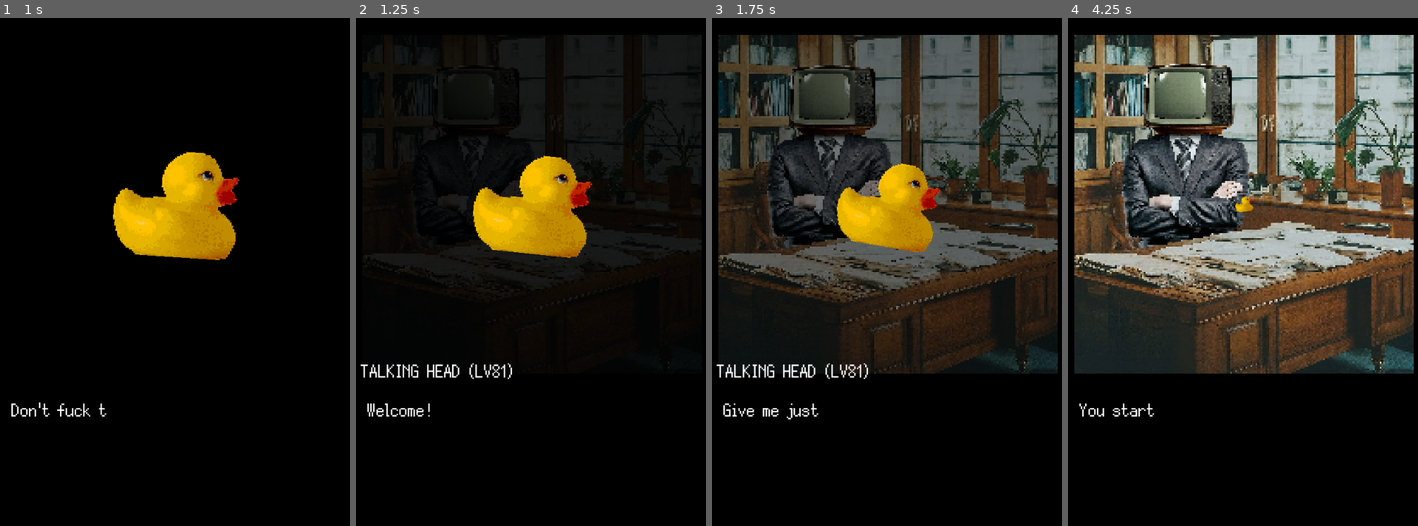
Above: before the commit, frames 1-4 (left to right).
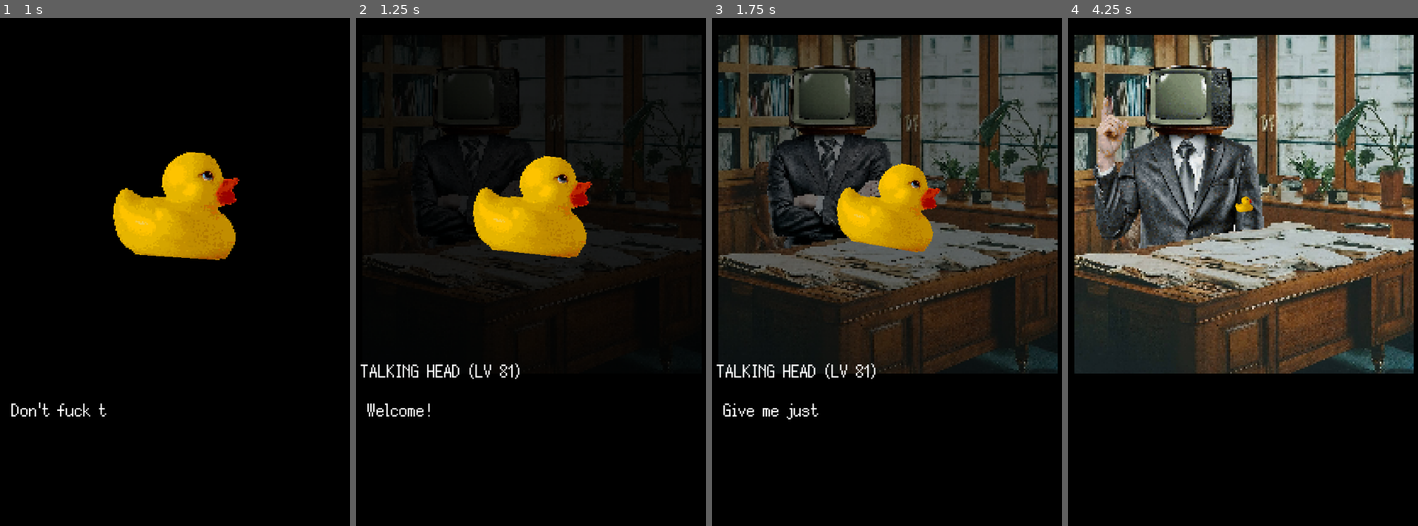
Above: after the commit, the same moments.

Repository: Cuber01/GoldenDuck
Game: Godot game, scene res://main.tscn
Two runs of this game, one before a commit and one after it. Both use one fixed random seed, a clock stepped at 60 frames per second and the inputs below. Sound files missing from this copy of the repository are replaced by a short silence.
Inputs (mouse positions are in pixels of both pictures, inside the frame that each line leads up to):
- Up to frame 1 (1 s): tap Enter (ui_accept) at 0.5, 0.6, 0.77 s; move the mouse to (outside the picture) at 0.52 s
- Up to frame 2 (1.25 s): tap Enter (ui_accept) at 1.07 s
- Up to frame 3 (1.75 s): move the mouse to (869, 297) at 1.27 s; tap Enter (ui_accept) at 1.35, 1.52 s
- Up to frame 4 (4.25 s): tap Enter (ui_accept) at 1.82, 2.1, 2.85, 3.02, 3.32 s; move the mouse to (1397, 160) at 2.02 s; move the mouse to (1313, 373) at 2.77 s; click (1243, 434) at 3.5 s, where only the run before the commit has a clickable "READ IT"

Frame 1 is identical in both runs. In frame 2, 0.1% of the frame differs, in the area x 38-47%, y 67-72%; in frame 3, 0.1%; in frame 4, 8.2%, in the area x 3-57%, y 9-79%.
Error after the commit: Parse Error: Could not preload resource file "res://ui/button.tscn". (res://ui/button.gd:4)

Commit message:
progress fixing bugs yippie

Diff:
--- a/Game.gd
+++ b/Game.gd
@@ -37,11 +37,15 @@
 		SceneryManager.transition_curtain($SceneryManager/Street/Grandma, null)
 		SceneryManager.play_sound(["footsteps.wav"])
 	elif id == 4:
-		SceneryManager.transition_curtain($SceneryManager/Street, $SceneryManager/OfficeOutro)
+		SceneryManager.transition_curtain($SceneryManager/OfficeOutro, $SceneryManager/Street)
 		SceneryManager.play_sound(["footsteps.wav"])
 	elif id == 6:
 		$SceneryManager/OfficeOutro.visible = false
 		$SceneryManager/TVGuyHurt.visible = true
+	elif current_chapter == 3 and id == 5:
+		SceneryManager.transition_fade_in()
+
+	current_chapter = id
 
 	DI.reset($SceneryManager)
 	DI.tokens = Parser.prepare_file("res://dialogues/" + chapters[id] + ".txt")
@@ -64,6 +68,8 @@
 		choice_menu(dialogue_info.content)
 	elif dialogue_info.type == DialogueInterpreter.ReturnType.END:
 		end_dialogue()
+	elif dialogue_info.type == DialogueInterpreter.ReturnType.CHANGED_CHAPTER:
+		pass
 	else:
 		print("err")
 
--- a/dialogue_handling/dialogue_interpreter.gd
+++ b/dialogue_handling/dialogue_interpreter.gd
@@ -20,6 +20,7 @@
 	DIALOGUE,
 	CHOICES,
 	END,
+	CHANGED_CHAPTER,
 	NONE
 }
 
@@ -27,6 +28,7 @@
 
 var token: Variant = null
 var line: int = 0
+var halt_interpreting := false
 
 var i: int = 0:
 	set(value):
@@ -43,12 +45,13 @@
 	tokens = [null]
 	choice_trees = [null,null,null,null,null,null,null,null,null,null]
 	i = 0
+	halt_interpreting = true
 
 	functions = SceneryManager
 
 func get_next_dialogue() -> DialogueRV:
-	print(tokens)
 	var rv: DialogueRV = DialogueRV.new()
+	var do_return: bool = false
 
 	token = tokens[i]
 	while i < len(tokens):
@@ -69,7 +72,7 @@
 		elif token.type == DP.TokenType.END:
 			rv.type = ReturnType.END
 
-			return rv
+			do_return = true
 		elif token.type == DP.TokenType.CHARACTER:
 			var npc_name = next()
 			var dialogue_line: String
@@ -85,7 +88,7 @@
 			rv.content.append(dialogue_line)
 			rv.character_name = npc_name
 			rv.type = ReturnType.DIALOGUE
-			return rv
+			do_return = true
 		elif token.type == DP.TokenType.CHOICE:
 			var choice: String = next()
 			if choice_trees[current_choice_index] == null:
@@ -97,7 +100,7 @@
 			for c in choice_trees[current_choice_index]:
 				rv.content.append(c)
 			rv.type = ReturnType.CHOICES
-			return rv
+			do_return = true
 		elif token.type == DP.TokenType.INDENT_JUMP:
 			var indent_change = int(next())
 			var jump_to = int(next())
@@ -117,7 +120,14 @@
 			else:
 				method.call()
 
-		i += 1
+			if func_name == "chapter":
+				rv.type = ReturnType.CHANGED_CHAPTER
+				do_return = true
+
+		if do_return:
+			return rv
+		else:
+			i += 1
 	return null
 
 func jump(jump_to: int):
--- a/scenery/item.tscn
+++ b/scenery/item.tscn
@@ -4,6 +4,6 @@
 [ext_resource type="Script" path="res://scenery/item.gd" id="2_lp1i7"]
 
 [node name="Item" type="Sprite2D"]
-z_index = 1
+z_index = 10
 texture = ExtResource("1_wv8m6")
 script = ExtResource("2_lp1i7")
--- a/ui/button.tscn
+++ b/ui/button.tscn
@@ -1,10 +1,11 @@
-[gd_scene load_steps=6 format=3 uid="uid://citbjsmrsmef4"]
+[gd_scene load_steps=7 format=3 uid="uid://citbjsmrsmef4"]
 
-[ext_resource type="FontFile" uid="uid://bltlmx5euowoc" path="res://assets/Silver.ttf" id="1_ko3cd"]
+[ext_resource type="FontFile" uid="uid://3wf2yogwfd4j" path="res://assets/Silva.tres" id="1_5b1bk"]
 [ext_resource type="Script" path="res://ui/button.gd" id="2_83255"]
+[ext_resource type="StyleBox" uid="uid://esbybbyyr0sl" path="res://assets/pink_stylebox.tres" id="2_sdmr0"]
 
 [sub_resource type="FontVariation" id="FontVariation_4fd2d"]
-base_font = ExtResource("1_ko3cd")
+base_font = ExtResource("1_5b1bk")
 spacing_bottom = -4
 
 [sub_resource type="StyleBoxFlat" id="StyleBoxFlat_0emg1"]
@@ -23,7 +24,7 @@
 theme_override_fonts/font = SubResource("FontVariation_4fd2d")
 theme_override_font_sizes/font_size = 16
 theme_override_styles/normal = SubResource("StyleBoxFlat_0emg1")
-theme_override_styles/hover = SubResource("StyleBoxFlat_0emg1")
+theme_override_styles/hover = ExtResource("2_sdmr0")
 theme_override_styles/focus = SubResource("StyleBoxFlat_p7j0o")
 flat = true
 alignment = 0
Not shown, changed: dialogues/give_up_end.txt
Not shown, changed: dialogues/grandma.txt
Not shown, changed: dialogues/murderer_end.txt
Not shown, changed: dialogues/talking_head_1.txt
